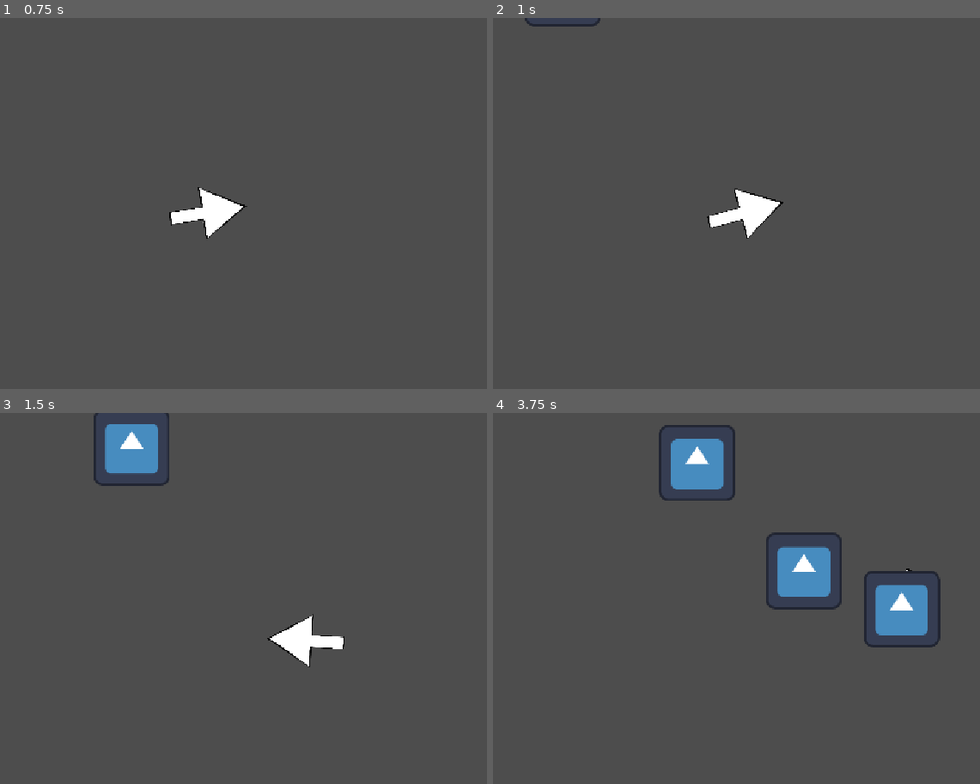
Above: before the commit, frames 1-4 (two rows, left to right).
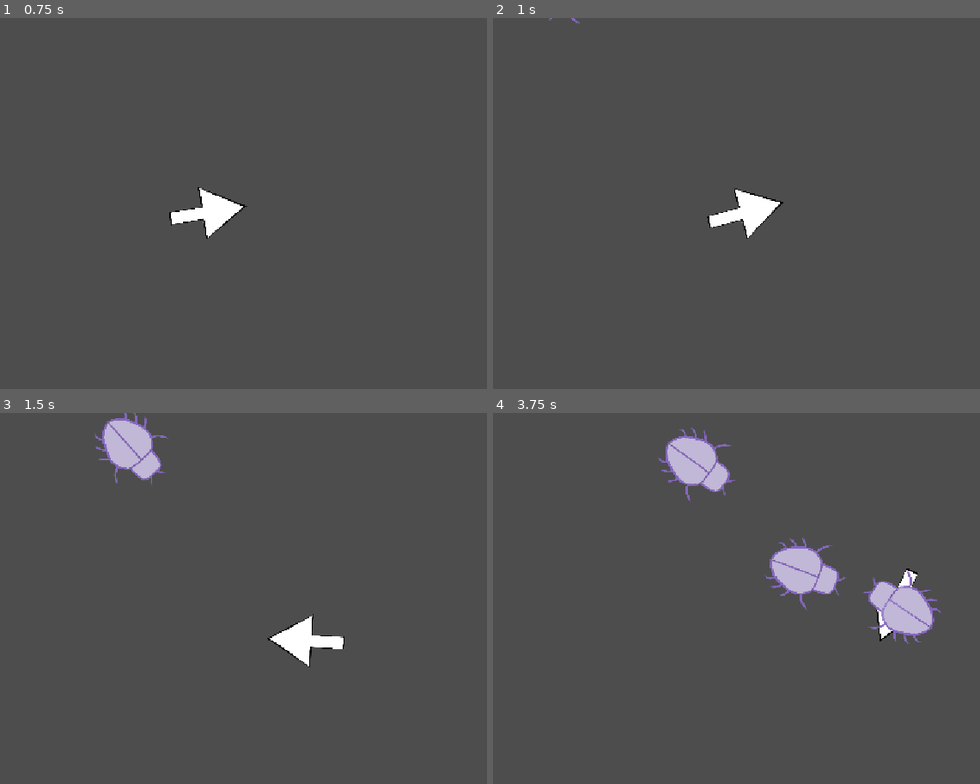
Above: after the commit, the same moments.

Repository: HaroldHuynh/2026GameJam
Game: Godot game, scene res://player/player_test_level.tscn
Same seed, same stepped clock (60 frames per second), same inputs: the game is played once before the commit and once after it. The engine's default icon, where the game draws it, is replaced by a stand-in: a white triangle on a blue panel in a dark square.
Inputs (mouse positions are in pixels of both pictures, inside the frame that each line leads up to):
- Up to frame 1 (0.75 s): tap Enter at 0.5 s; move the mouse to (321, 192) at 0.52 s; hold D (right) from 0.53 s (still down)
- Up to frame 2 (1 s): keep holding D (right)
- Up to frame 3 (1.5 s): move the mouse to (34, 624) at 1.27 s; release D (right) at 1.28 s; hold S (down) from 1.28 s (still down)
- Up to frame 4 (3.75 s): move the mouse to (731, 520) at 2.02 s; release S (down) at 2.03 s; hold D (right) 2.03-2.78 s; move the mouse to (629, 683) at 2.77 s; hold W (up) 2.78-3.53 s; move the mouse to (872, 665) at 3.52 s; hold A (left) from 3.53 s (still down)

Frame 1 is identical in both runs. In frame 2, 0.1% of the frame differs, in the area x 6-23%, y 0-3%; in frame 3, 2.0%; in frame 4, 6.5%, in the area x 33-92%, y 3-64%.

Commit message:
add virus sprite

Diff:
--- a/enemy/enemy.gd
+++ b/enemy/enemy.gd
@@ -14,6 +14,7 @@
 	direction = direction.normalized()
 	velocity = direction * speed
 	move_and_slide()
+	look_at(player.position)
 
 
 func _on_area_2d_body_entered(body: Node2D) -> void:
--- a/enemy/enemy.tscn
+++ b/enemy/enemy.tscn
@@ -1,31 +1,34 @@
 [gd_scene format=3 uid="uid://eucuk2coju6g"]
 
-[ext_resource type="Texture2D" uid="uid://dfpmh5j1gw346" path="res://icon.svg" id="1_2mvqj"]
 [ext_resource type="Script" uid="uid://hvej6l3tnpks" path="res://enemy/enemy.gd" id="1_ofsxj"]
+[ext_resource type="Texture2D" uid="uid://c6dxblxovaphg" path="res://enemy/virus.png" id="2_ofsxj"]
 
 [sub_resource type="RectangleShape2D" id="RectangleShape2D_rkikn"]
-size = Vector2(128, 129)
+size = Vector2(131, 116)
 
 [sub_resource type="RectangleShape2D" id="RectangleShape2D_2pwte"]
-size = Vector2(128, 129)
+size = Vector2(131, 116)
 
 [node name="enemy" type="CharacterBody2D" unique_id=529858834]
 collision_layer = 4
 script = ExtResource("1_ofsxj")
 
 [node name="CollisionShape2D" type="CollisionShape2D" parent="." unique_id=1762805690]
-position = Vector2(0, -0.5)
+position = Vector2(4.5, 2)
 shape = SubResource("RectangleShape2D_rkikn")
 
 [node name="Sprite2D" type="Sprite2D" parent="." unique_id=1308693645]
-texture = ExtResource("1_2mvqj")
+position = Vector2(-121, 201.00002)
+rotation = 1.5707964
+scale = Vector2(0.2, 0.2)
+texture = ExtResource("2_ofsxj")
 
 [node name="Area2D" type="Area2D" parent="." unique_id=615662743]
 collision_layer = 4
 collision_mask = 2
 
 [node name="CollisionShape2D" type="CollisionShape2D" parent="Area2D" unique_id=205546024]
-position = Vector2(0, -0.5)
+position = Vector2(4.5, 2)
 shape = SubResource("RectangleShape2D_2pwte")
 
 [connection signal="body_entered" from="Area2D" to="." method="_on_area_2d_body_entered"]
--- a/enemy/enemy_spawner.gd
+++ b/enemy/enemy_spawner.gd
@@ -16,11 +16,13 @@
 
 
 func _on_timer_timeout() -> void:
+
 	var spawn = spawn_points[randi() % spawn_points.size()]
 	var enemy = enemy_scene.instantiate()
 	enemy.position = spawn.position
 	enemy.hit_player.connect(hit)
 	level.add_child(enemy)
+	enemy.add_to_group("enemies")
 
 func hit():
 	hit_p.emit()
--- a/player/player_test_level.gd
+++ b/player/player_test_level.gd
@@ -12,4 +12,4 @@
 
 
 func _on_enemy_spawner_hit_p() -> void:
-	print("Hit Player")
+	pass
Binary file added: enemy/virus.png
Not shown, added: enemy/virus.png.import
Not shown, changed: .DS_Store
